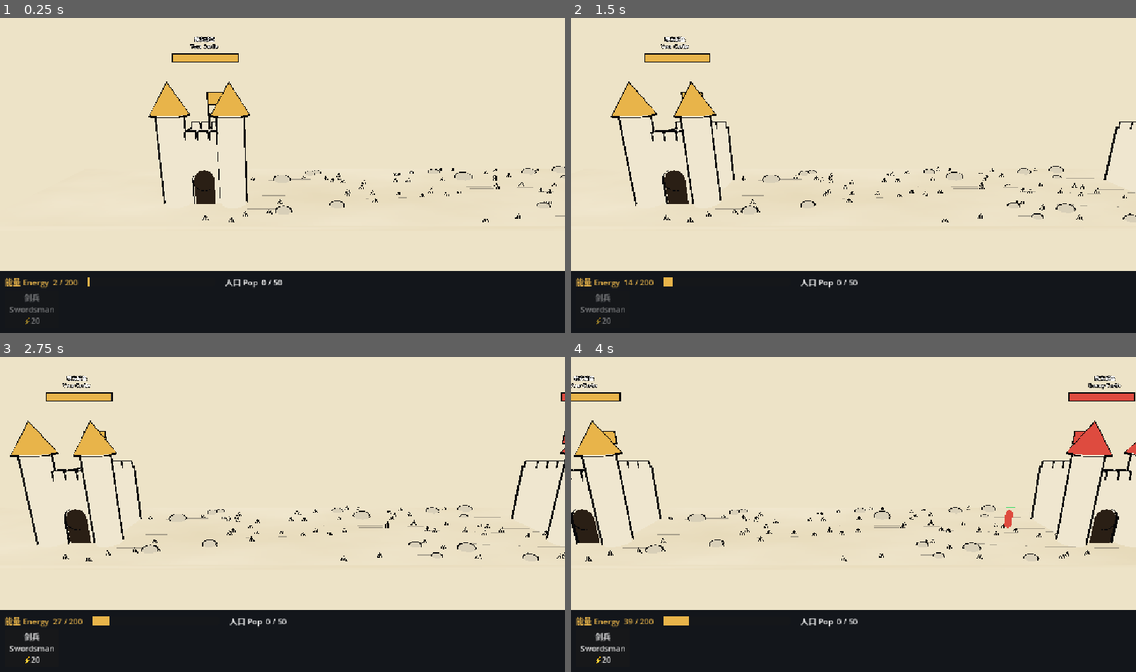
Above: before the commit, frames 1-4 (two rows, left to right).
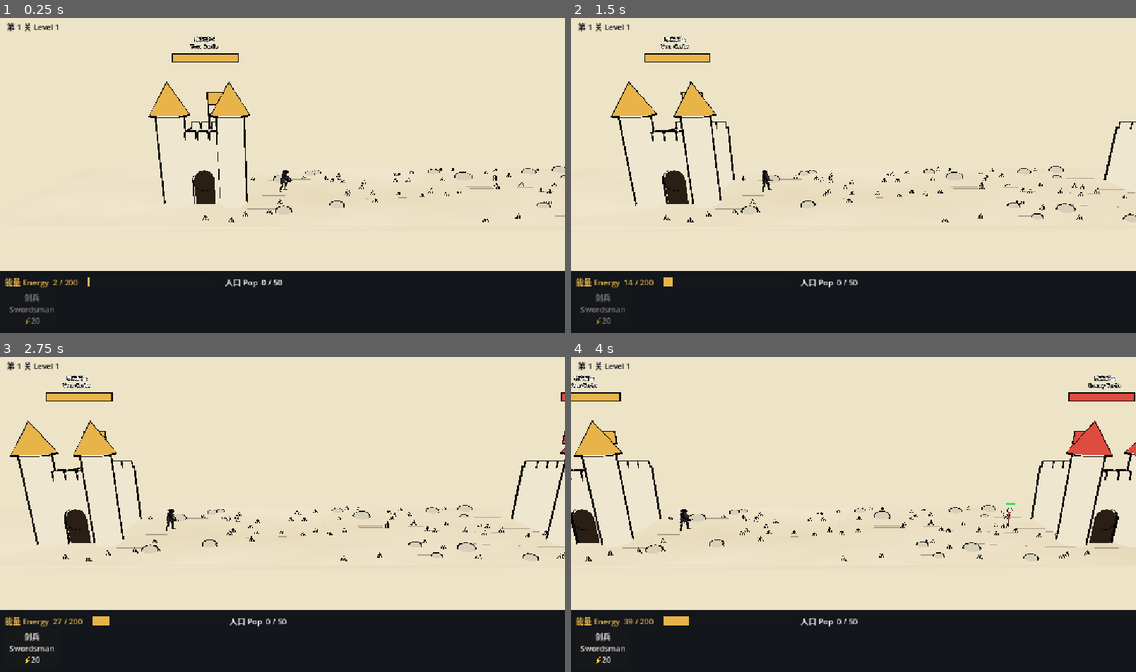
Above: after the commit, the same moments.

Repository: cronustjy-sketch/inkblade
Game: Godot game, scene res://scenes/battle.tscn
Same seed, same stepped clock (60 frames per second), same inputs: the game is played once before the commit and once after it.
Inputs:
- Up to frame 1 (0.25 s): no input
- Up to frame 2 (1.5 s): tap Enter at 0.5 s; hold Right (ui_right) 0.53-1.28 s; hold Left (ui_left) from 1.28 s (still down)
- Up to frame 3 (2.75 s): release Left (ui_left) at 2.03 s; hold Right (ui_right) from 2.03 s (still down)
- Up to frame 4 (4 s): release Right (ui_right) at 3.53 s; hold Left (ui_left) from 3.53 s (still down)

The runs differ from the first frame. In frame 1, 0.2% of the frame differs, in the area x 1-52%, y 1-56%; in frame 2, 0.2%; in frame 3, 0.2%; in frame 4, 0.3%, in the area x 1-79%, y 1-56%.

Commit message:
Step 4: win/lose screen (plus step 6: ink stickmen and animated hero)
Co-Authored-By: Claude Sonnet 5.5 <noreply@anthropic.com>

Diff:
--- a/godot/data/levels.gd
+++ b/godot/data/levels.gd
@@ -1,6 +1,11 @@
 extends RefCounted
 
 const UnitData := preload("res://data/units.gd")
+
+const MAX_LEVEL: int = 20
+
+# 0 = not chosen yet; battle.gd falls back to its start_level.
+static var current_level: int = 0
 
 # Level at which each unit joins the enemy pool (differs from the player unlock for witch).
 const ENEMY_UNLOCK: Dictionary = {
--- /dev/null
+++ b/godot/scenes/hero.tscn
@@ -0,0 +1,6 @@
+[gd_scene format=3]
+
+[ext_resource type="Script" path="res://scripts/hero.gd" id="1"]
+
+[node name="Hero" type="Node3D"]
+script = ExtResource("1")
--- a/godot/scripts/battle.gd
+++ b/godot/scripts/battle.gd
@@ -13,23 +13,37 @@
 const UNIT_SCENE: PackedScene = preload("res://scenes/unit.tscn")
 const HUD_SCENE: PackedScene = preload("res://scenes/hud.tscn")
 const SPAWNER_SCRIPT: GDScript = preload("res://scripts/spawner.gd")
+const HERO_SCENE: PackedScene = preload("res://scenes/hero.tscn")
 const DECOR_SCRIPT: GDScript = preload("res://scripts/decor.gd")
 
-@export var level: int = 1
+@export var start_level: int = 1
 
 @onready var camera: Camera3D = $Camera3D
 @onready var player_castle: Node3D = $PlayerCastle
 @onready var enemy_castle: Node3D = $EnemyCastle
 
+var level: int = 1
 var cam_x: float = 6.0
 var energy: float = 0.0
 var hud: CanvasLayer
+var hero: Node3D
+var _over: bool = false
 
 func _ready() -> void:
+	# Retry / Next level reload this scene, so the level lives in a static var.
+	if Levels.current_level == 0:
+		Levels.current_level = start_level
+	level = Levels.current_level
+
 	player_castle.position.x = PLAYER_CASTLE_X
 	enemy_castle.position.x = ENEMY_CASTLE_X
+	# Castles set hp from max_hp in their own _ready, which already ran.
 	player_castle.max_hp = 500.0
+	player_castle.hp = 500.0
 	enemy_castle.max_hp = Levels.enemy_castle_hp(level)
+	enemy_castle.hp = enemy_castle.max_hp
+	player_castle.destroyed.connect(_on_castle_destroyed)
+	enemy_castle.destroyed.connect(_on_castle_destroyed)
 
 	var decor: Node3D = Node3D.new()
 	decor.set_script(DECOR_SCRIPT)
@@ -40,6 +54,12 @@
 	add_child(hud)
 	hud.setup(level, MAX_ENERGY, MAX_POP)
 	hud.spawn_requested.connect(_on_spawn_requested)
+	hud.retry_requested.connect(_on_retry)
+	hud.next_level_requested.connect(_on_next_level)
+
+	hero = HERO_SCENE.instantiate()
+	hero.position = Vector3(6.0, 0.0, 0.0)
+	add_child(hero)
 
 	var spawner: Node = SPAWNER_SCRIPT.new()
 	add_child(spawner)
@@ -69,7 +89,8 @@
 	u.setup(team, key, foe, stat_mult)
 	add_child(u)
 	var side: float = 1.0 if team == 0 else -1.0
-	u.position = Vector3(own.position.x + side * 4.2, 0.0, randf_range(-1.0, 1.0))
+	var z_spread: float = 0.4 if UnitData.UNITS[key]["pop"] >= 3 else 1.0
+	u.position = Vector3(own.position.x + side * 4.2, 0.0, randf_range(-z_spread, z_spread))
 
 func _on_spawn_requested(key: String) -> void:
 	var d: Dictionary = UnitData.UNITS[key]
@@ -77,3 +98,33 @@
 		return
 	energy -= d["cost"]
 	spawn_unit(0, key)
+
+func _on_castle_destroyed(team: int) -> void:
+	if _over:
+		return
+	_over = true
+	var won: bool = team == 1
+	get_tree().paused = true
+	hud.show_result(won, level, level < Levels.MAX_LEVEL)
+
+func _on_retry() -> void:
+	get_tree().paused = false
+	get_tree().reload_current_scene()
+
+func _on_next_level() -> void:
+	Levels.current_level = level + 1
+	get_tree().paused = false
+	get_tree().reload_current_scene()
+
+# Debug only: F1 wins the level, F2 loses it.
+func _unhandled_key_input(event: InputEvent) -> void:
+	if not OS.is_debug_build() or not (event is InputEventKey) or not event.pressed or event.echo:
+		return
+	if event.keycode == KEY_F1:
+		enemy_castle.take_damage(enemy_castle.hp)
+	elif event.keycode == KEY_F2:
+		player_castle.take_damage(player_castle.hp)
+	elif event.keycode == KEY_F3:
+		hero.play("run")
+	elif event.keycode == KEY_F4:
+		hero.play("slash1")
--- /dev/null
+++ b/godot/scripts/hero.gd
@@ -0,0 +1,34 @@
+extends Node3D
+
+# Animated hero model. hero_anim.glb is the rigged version of hero.glb (idle, run, slash1-3, spin, roll, hit, jump, power).
+const MODEL: PackedScene = preload("res://models/hero_anim.glb")
+const LOOPING: Array[String] = ["idle", "run"]
+const HERO_SCALE: float = 1.15
+
+var _anim: AnimationPlayer
+var _current: String = ""
+
+func _ready() -> void:
+	var model: Node3D = MODEL.instantiate()
+	model.scale = Vector3.ONE * HERO_SCALE
+	# Mixamo models face +Z; the battle runs along +X.
+	model.rotation_degrees.y = 90.0
+	add_child(model)
+	_anim = model.find_child("AnimationPlayer", true, false) as AnimationPlayer
+	if _anim == null:
+		push_warning("hero: no AnimationPlayer found in model")
+		return
+	for anim_name: StringName in _anim.get_animation_list():
+		if String(anim_name) in LOOPING:
+			_anim.get_animation(anim_name).loop_mode = Animation.LOOP_LINEAR
+	play("idle")
+
+func play(anim_name: String) -> void:
+	if _anim == null or not _anim.has_animation(anim_name):
+		return
+	_current = anim_name
+	_anim.play(anim_name, 0.15)
+	if not (anim_name in LOOPING):
+		await _anim.animation_finished
+		if _current == anim_name:
+			play("idle")
--- a/godot/scripts/hud.gd
+++ b/godot/scripts/hud.gd
@@ -1,6 +1,8 @@
 extends CanvasLayer
 
 signal spawn_requested(key: String)
+signal retry_requested
+signal next_level_requested
 
 const UnitData := preload("res://data/units.gd")
 const GOLD := Color("e8b44a")
@@ -12,6 +14,7 @@
 var _buttons: Dictionary = {}
 
 func setup(level: int, max_energy: float, max_pop: int) -> void:
+	$LevelLabel.text = "第 %d 关 Level %d" % [level, level]
 	_energy_bar.max_value = max_energy
 	_pop_label.set_meta("max_pop", max_pop)
 	_energy_label.set_meta("max_energy", max_energy)
@@ -36,7 +39,52 @@
 		var d: Dictionary = UnitData.UNITS[key]
 		_buttons[key].disabled = energy < d["cost"] or pop + int(d["pop"]) > max_pop
 
+func show_result(won: bool, level: int, has_next: bool) -> void:
+	var dim := ColorRect.new()
+	dim.color = Color(0.05, 0.06, 0.08, 0.72)
+	dim.set_anchors_and_offsets_preset(Control.PRESET_FULL_RECT)
+	add_child(dim)
+
+	var center := CenterContainer.new()
+	center.set_anchors_and_offsets_preset(Control.PRESET_FULL_RECT)
+	dim.add_child(center)
+
+	var box := VBoxContainer.new()
+	box.add_theme_constant_override("separation", 14)
+	center.add_child(box)
+
+	var title := Label.new()
+	title.text = "胜利 Victory" if won else "失败 Defeat"
+	title.add_theme_font_size_override("font_size", 48)
+	title.add_theme_color_override("font_color", GOLD if won else Color("de4b3f"))
+	title.horizontal_alignment = HORIZONTAL_ALIGNMENT_CENTER
+	box.add_child(title)
+
+	var sub := Label.new()
+	sub.text = "第 %d 关 Level %d" % [level, level]
+	sub.horizontal_alignment = HORIZONTAL_ALIGNMENT_CENTER
+	box.add_child(sub)
+
+	if won and has_next:
+		box.add_child(_result_button("下一关 Next Level", next_level_requested))
+	box.add_child(_result_button("重试 Retry", retry_requested))
+
+func _result_button(text: String, sig: Signal) -> Button:
+	var b := Button.new()
+	b.text = text
+	b.custom_minimum_size = Vector2(220, 52)
+	b.pressed.connect(func() -> void: sig.emit())
+	return b
+
 func _init() -> void:
+	# Must keep working while the tree is paused on the result screen.
+	process_mode = Node.PROCESS_MODE_ALWAYS
+	var level_label := Label.new()
+	level_label.name = "LevelLabel"
+	level_label.position = Vector2(14, 10)
+	level_label.add_theme_color_override("font_color", Color("13161b"))
+	add_child(level_label)
+
 	var panel := PanelContainer.new()
 	panel.name = "Panel"
 	panel.set_anchors_and_offsets_preset(Control.PRESET_BOTTOM_WIDE)
--- /dev/null
+++ b/godot/scripts/stickman.gd
@@ -0,0 +1,383 @@
+extends Node3D
+
+# Ink-style 3D stickman rigs built from primitives, with procedural walk / attack animation.
+# Everything is built facing +X (toward the enemy for the player team); team 1 is flipped.
+# Limb pivots rotate about Z: positive angles swing a hanging limb forward (+X).
+
+const Ink := preload("res://scripts/ink.gd")
+const TEAM_COLORS: Array[Color] = [Color("e8b44a"), Color("de4b3f")]
+const BLACK := Color("0d0d0f")
+const PARCH := Color("efe6cf")
+const STEEL := Color("dfe3e6")
+const WOOD := Color("8a5a2f")
+const GOLD := Color("e8b44a")
+const MAGIC := Color("7b4bd6")
+
+enum Shape { BOX, CYL, SPHERE, CONE }
+
+const HIP_Y: float = 0.8
+const SHOULDER_Y: float = 1.36
+const ARM_LEN: float = 0.55
+const LEG_LEN: float = 0.8
+
+static var _meshes: Dictionary = {}
+static var _mats: Dictionary = {}
+static var _hull: StandardMaterial3D
+
+var kind: String = "human"
+var key: String = "soldier"
+var team: int = 0
+var height: float = 1.9
+var gait: float = 4.0
+
+var _holder: Node3D
+var _leg_r: Node3D
+var _leg_l: Node3D
+var _arm_r: Node3D
+var _arm_l: Node3D
+var _hand_r: Node3D
+var _hand_l: Node3D
+var _parts: Array[Node3D] = []
+var _pose_r: float = 0.5
+var _pose_l: float = 0.3
+var _wind: float = 2.4
+var _moving: bool = false
+var _phase: float = 0.0
+var _clock: float = 0.0
+var _attack_t: float = -1.0
+var _attack_dur: float = 0.35
+
+func setup(p_key: String, p_team: int, speed_mps: float) -> void:
+	key = p_key
+	team = p_team
+	gait = 4.2 * speed_mps if speed_mps > 0.0 else 4.0
+	_holder = Node3D.new()
+	_holder.rotation_degrees.y = 0.0 if team == 0 else 180.0
+	add_child(_holder)
+	match key:
+		"cavalry":
+			kind = "cavalry"
+			_build_cavalry()
+		"catapult":
+			kind = "catapult"
+			_build_catapult()
+		"dragon":
+			kind = "dragon"
+			_build_dragon()
+		_:
+			kind = "human"
+			var scl: float = 1.9 if key == "giant" else 1.0
+			_holder.scale = Vector3.ONE * scl
+			height = 1.95 * scl
+			_build_human(_holder)
+			_equip(key)
+
+func set_moving(value: bool) -> void:
+	_moving = value
+
+func play_attack(duration: float) -> void:
+	_attack_dur = clampf(duration * 0.5, 0.2, 0.6)
+	_attack_t = 0.0
+
+func _process(delta: float) -> void:
+	_clock += delta
+	if _moving:
+		_phase += delta * gait
+	if _attack_t >= 0.0:
+		_attack_t += delta
+		if _attack_t >= _attack_dur:
+			_attack_t = -1.0
+	match kind:
+		"human":
+			_anim_human()
+		"cavalry":
+			_anim_cavalry()
+		"catapult":
+			_anim_catapult()
+		"dragon":
+			_anim_dragon()
+
+# ---------- animation ----------
+
+func _attack_u() -> float:
+	return clampf(_attack_t / _attack_dur, 0.0, 1.0)
+
+func _attack_angle() -> float:
+	var u: float = _attack_u()
+	if u < 0.45:
+		return lerpf(_pose_r, _wind, u / 0.45)
+	return lerpf(_wind, _pose_r, smoothstep(0.0, 1.0, (u - 0.45) / 0.55))
+
+func _anim_human(legs: bool = true) -> void:
+	var s: float = sin(_phase) if _moving else 0.0
+	if legs:
+		_leg_r.rotation.z = s * 0.7
+		_leg_l.rotation.z = -s * 0.7
+		_holder.position.y = absf(s) * 0.05 if _moving else sin(_clock * 2.0) * 0.012
+	_arm_l.rotation.z = _pose_l - s * 0.45
+	_arm_r.rotation.z = _pose_r + s * 0.45
+	if _attack_t >= 0.0:
+		_arm_r.rotation.z = _attack_angle()
+		if legs:
+			_holder.position.x = sin(_attack_u() * PI) * 0.2 * (1.0 if team == 0 else -1.0)
+	elif legs:
+		_holder.position.x = 0.0
+
+func _anim_cavalry() -> void:
+	var s: float = sin(_phase) if _moving else 0.0
+	_parts[0].rotation.z = s * 0.8
+	_parts[1].rotation.z = sin(_phase + 0.6) * 0.8 if _moving else 0.0
+	_parts[2].rotation.z = -s * 0.8
+	_parts[3].rotation.z = -sin(_phase + 0.6) * 0.8 if _moving else 0.0
+	_holder.position.y = absf(s) * 0.08 if _moving else sin(_clock * 2.0) * 0.01
+	_anim_human(false)
+
+func _anim_catapult() -> void:
+	var wheel_spin: float = -_phase * 0.8
+	_parts[1].rotation.z = wheel_spin
+	_parts[2].rotation.z = wheel_spin
+	var arm: float = 2.4
+	if _attack_t >= 0.0:
+		var u: float = _attack_u()
+		arm = lerpf(2.4, 0.4, u / 0.3) if u < 0.3 else lerpf(0.4, 2.4, (u - 0.3) / 0.7)
+	_parts[0].rotation.z = arm
+
+func _anim_dragon() -> void:
+	var flap: float = sin(_clock * 7.0) * 0.55
+	_parts[0].rotation.x = flap
+	_parts[1].rotation.x = -flap
+	_holder.position.y = 2.3 + sin(_clock * 2.5) * 0.12
+	var bite: float = sin(_attack_u() * PI) * 0.25 if _attack_t >= 0.0 else 0.0
+	_parts[2].rotation.z = -bite
+
+# ---------- primitive helpers ----------
+
+static func _mesh(shape: int) -> Mesh:
+	if _meshes.has(shape):
+		return _meshes[shape]
+	var m: Mesh
+	match shape:
+		Shape.BOX:
+			var b := BoxMesh.new()
+			b.size = Vector3.ONE
+			m = b
+		Shape.CYL:
+			var c := CylinderMesh.new()
+			c.top_radius = 0.5
+			c.bottom_radius = 0.5
+			c.height = 1.0
+			c.radial_segments = 8
+			c.rings = 1
+			m = c
+		Shape.SPHERE:
+			var s := SphereMesh.new()
+			s.radius = 0.5
+			s.height = 1.0
+			s.radial_segments = 10
+			s.rings = 5
+			m = s
+		_:
+			var k := CylinderMesh.new()
+			k.top_radius = 0.0
+			k.bottom_radius = 0.5
+			k.height = 1.0
+			k.radial_segments = 8
+			k.rings = 1
+			m = k
+	_meshes[shape] = m
+	return m
+
+static func _mat(color: Color) -> StandardMaterial3D:
+	var id: String = color.to_html()
+	if not _mats.has(id):
+		_mats[id] = Ink.fill_mat(color)
+	return _mats[id]
+
+static func _hull_material() -> StandardMaterial3D:
+	if _hull == null:
+		_hull = Ink.fill_mat(Ink.INK)
+		_hull.cull_mode = BaseMaterial3D.CULL_FRONT
+	return _hull
+
+# Size is the full extent: cylinders use (diameter, length, diameter).
+func _part(parent: Node3D, shape: int, size: Vector3, pos: Vector3, color: Color, rot: Vector3 = Vector3.ZERO, outline: float = 0.0) -> Node3D:
+	var root := Node3D.new()
+	root.position = pos
+	root.rotation_degrees = rot
+	var f := MeshInstance3D.new()
+	f.mesh = _mesh(shape)
+	f.material_override = _mat(color)
+	f.scale = size
+	root.add_child(f)
+	if outline > 0.0:
+		var h := MeshInstance3D.new()
+		h.mesh = _mesh(shape)
+		h.material_override = _hull_material()
+		h.scale = size + Vector3.ONE * 2.0 * outline
+		root.add_child(h)
+	parent.add_child(root)
+	return root
+
+func _pivot(parent: Node3D, pos: Vector3) -> Node3D:
+	var p := Node3D.new()
+	p.position = pos
+	parent.add_child(p)
+	return p
+
+func _limb(parent: Node3D, pos: Vector3, length: float, thick: float) -> Node3D:
+	var pivot: Node3D = _pivot(parent, pos)
+	_part(pivot, Shape.CYL, Vector3(thick, length, thick), Vector3(0, -length * 0.5, 0), BLACK)
+	return pivot
+
+# A weapon root: its +Y axis is the weapon's length; grip_deg tilts it relative to the arm.
+func _mount(hand: Node3D, grip_deg: float) -> Node3D:
+	var w: Node3D = _pivot(hand, Vector3.ZERO)
+	w.rotation_degrees.z = grip_deg
+	return w
+
+# ---------- builders ----------
+
+func _build_human(parent: Node3D) -> void:
+	var color: Color = TEAM_COLORS[team]
+	_leg_r = _limb(parent, Vector3(0, HIP_Y, 0.07), LEG_LEN, 0.07)
+	_leg_l = _limb(parent, Vector3(0, HIP_Y, -0.07), LEG_LEN, 0.07)
+	_part(parent, Shape.CYL, Vector3(0.17, 0.62, 0.17), Vector3(0, HIP_Y + 0.29, 0), color)
+	_part(parent, Shape.SPHERE, Vector3(0.38, 0.38, 0.38), Vector3(0, 1.6, 0), PARCH, Vector3.ZERO, 0.035)
+	_arm_r = _limb(parent, Vector3(0, SHOULDER_Y, 0.12), ARM_LEN, 0.06)
+	_arm_l = _limb(parent, Vector3(0, SHOULDER_Y, -0.12), ARM_LEN, 0.06)
+	_hand_r = _pivot(_arm_r, Vector3(0, -ARM_LEN, 0))
+	_hand_l = _pivot(_arm_l, Vector3(0, -ARM_LEN, 0))
+
+func _equip(unit_key: String) -> void:
+	var color: Color = TEAM_COLORS[team]
+	match unit_key:
+		"soldier":
+			_sword(_hand_r, 1.0)
+			_pose_r = 0.5
+			_pose_l = 0.2
+		"shield":
+			_sword(_hand_r, 1.0)
+			var s: Node3D = _mount(_hand_l, 0.0)
+			_part(s, Shape.CYL, Vector3(0.72, 0.07, 0.72), Vector3(0.1, 0.0, 0.0), color, Vector3(90, 0, 0), 0.04)
+			_part(s, Shape.SPHERE, Vector3(0.22, 0.22, 0.14), Vector3(0.1, 0.0, 0.07), PARCH, Vector3.ZERO, 0.025)
+			_pose_r = 0.5
+			_pose_l = 0.9
+		"giant":
+			var c: Node3D = _mount(_hand_r, -65.0)
+			_part(c, Shape.CYL, Vector3(0.07, 0.5, 0.07), Vector3(0, 0.1, 0), WOOD)
+			_part(c, Shape.CONE, Vector3(0.3, 0.95, 0.3), Vector3(0, 0.75, 0), WOOD, Vector3(180, 0, 0), 0.03)
+			_pose_r = 0.6
+			_pose_l = 0.2
+			_wind = 2.6
+		"spear":
+			var p: Node3D = _mount(_hand_r, -75.0)
+			_part(p, Shape.CYL, Vector3(0.04, 2.0, 0.04), Vector3(0, 0.5, 0), WOOD)
+			_part(p, Shape.CONE, Vector3(0.1, 0.3, 0.1), Vector3(0, 1.65, 0), STEEL, Vector3.ZERO, 0.02)
+			_pose_r = 0.9
+			_pose_l = 0.5
+			_wind = 0.2
+		"archer":
+			var b: Node3D = _mount(_hand_l, -80.0)
+			_part(b, Shape.BOX, Vector3(0.05, 0.5, 0.05), Vector3(0, 0, 0), WOOD)
+			_part(b, Shape.BOX, Vector3(0.05, 0.5, 0.05), Vector3(-0.07, 0.43, 0), WOOD, Vector3(0, 0, 15))
+			_part(b, Shape.BOX, Vector3(0.05, 0.5, 0.05), Vector3(-0.07, -0.43, 0), WOOD, Vector3(0, 0, -15))
+			_part(b, Shape.BOX, Vector3(0.015, 1.0, 0.015), Vector3(-0.13, 0, 0), BLACK)
+			_pose_l = 1.4
+			_pose_r = 1.3
+			_wind = 0.3
+		"witch":
+			_staff(MAGIC)
+			_part(_holder, Shape.CONE, Vector3(0.34, 0.5, 0.34), Vector3(0, 2.0, 0), BLACK, Vector3.ZERO, 0.0)
+			_part(_holder, Shape.CYL, Vector3(0.55, 0.03, 0.55), Vector3(0, 1.78, 0), BLACK)
+			_wind = 2.0
+		"assassin":
+			_dagger(_hand_r)
+			_dagger(_hand_l)
+			_part(_holder, Shape.BOX, Vector3(0.5, 0.07, 0.05), Vector3(-0.3, 1.4, 0), color, Vector3(0, 0, 12))
+			_pose_r = 1.0
+			_pose_l = 1.0
+			_wind = 2.0
+		"priest":
+			_staff(GOLD)
+			_part(_holder, Shape.CYL, Vector3(0.46, 0.025, 0.46), Vector3(0, 1.92, 0), GOLD, Vector3(0, 0, 0), 0.02)
+			_wind = 1.9
+
+func _sword(hand: Node3D, length: float) -> void:
+	var w: Node3D = _mount(hand, -60.0)
+	_part(w, Shape.BOX, Vector3(0.24, 0.05, 0.07), Vector3(0, 0.05, 0), BLACK)
+	_part(w, Shape.BOX, Vector3(0.07, 0.7 * length, 0.025), Vector3(0, 0.05 + 0.35 * length, 0), STEEL, Vector3.ZERO, 0.02)
+
+func _dagger(hand: Node3D) -> void:
+	var w: Node3D = _mount(hand, -60.0)
+	_part(w, Shape.BOX, Vector3(0.05, 0.4, 0.02), Vector3(0, 0.22, 0), STEEL, Vector3.ZERO, 0.015)
+
+func _staff(orb_color: Color) -> void:
+	var w: Node3D = _mount(_hand_r, -80.0)
+	_part(w, Shape.CYL, Vector3(0.04, 1.5, 0.04), Vector3(0, 0.4, 0), WOOD)
+	_part(w, Shape.SPHERE, Vector3(0.22, 0.22, 0.22), Vector3(0, 1.2, 0), orb_color, Vector3.ZERO, 0.03)
+	_pose_r = 1.2
+	_pose_l = 0.25
+
+func _build_cavalry() -> void:
+	height = 2.7
+	gait *= 0.7
+	# Horse: legs first so _parts[0..3] are the gallop legs.
+	var leg_specs: Array = [Vector3(0.5, 0.85, 0.13), Vector3(0.5, 0.85, -0.13), Vector3(-0.5, 0.85, 0.13), Vector3(-0.5, 0.85, -0.13)]
+	for spec: Vector3 in leg_specs:
+		_parts.append(_limb(_holder, spec, 0.85, 0.09))
+	_part(_holder, Shape.BOX, Vector3(1.3, 0.5, 0.4), Vector3(0, 1.1, 0), PARCH, Vector3.ZERO, 0.04)
+	_part(_holder, Shape.BOX, Vector3(0.45, 0.07, 0.44), Vector3(0, 1.38, 0), TEAM_COLORS[team])
+	_part(_holder, Shape.BOX, Vector3(0.28, 0.6, 0.22), Vector3(0.62, 1.4, 0), PARCH, Vector3(0, 0, -35), 0.035)
+	_part(_holder, Shape.BOX, Vector3(0.45, 0.2, 0.2), Vector3(0.95, 1.68, 0), PARCH, Vector3(0, 0, -20), 0.035)
+	_part(_holder, Shape.BOX, Vector3(0.1, 0.5, 0.1), Vector3(-0.72, 1.15, 0), BLACK, Vector3(0, 0, 25))
+	var rider: Node3D = _pivot(_holder, Vector3(0, 0.55, 0))
+	_build_human(rider)
+	var p: Node3D = _mount(_hand_r, -75.0)
+	_part(p, Shape.CYL, Vector3(0.04, 2.2, 0.04), Vector3(0, 0.6, 0), WOOD)
+	_part(p, Shape.CONE, Vector3(0.1, 0.3, 0.1), Vector3(0, 1.85, 0), STEEL, Vector3.ZERO, 0.02)
+	_leg_r.rotation.z = 0.6
+	_leg_l.rotation.z = 0.6
+	_pose_r = 1.3
+	_pose_l = 0.8
+	_wind = 0.3
+
+func _build_catapult() -> void:
+	height = 2.6
+	var arm_pivot: Node3D = _pivot(_holder, Vector3(0, 1.45, 0))
+	_parts.append(arm_pivot)
+	var wheels: Array[Node3D] = []
+	for wz: float in [0.62, -0.62]:
+		var wp: Node3D = _pivot(_holder, Vector3(0.0, 0.45, wz))
+		_part(wp, Shape.CYL, Vector3(0.9, 0.12, 0.9), Vector3.ZERO, WOOD, Vector3(90, 0, 0), 0.04)
+		_part(wp, Shape.BOX, Vector3(0.85, 0.07, 0.15), Vector3.ZERO, BLACK)
+		wheels.append(wp)
+	_parts.append(wheels[0])
+	_parts.append(wheels[1])
+	_part(_holder, Shape.BOX, Vector3(2.0, 0.25, 1.0), Vector3(0, 0.75, 0), WOOD, Vector3.ZERO, 0.05)
+	for pz: float in [0.5, -0.5]:
+		_part(_holder, Shape.BOX, Vector3(0.18, 0.8, 0.1), Vector3(0, 1.15, pz), WOOD, Vector3.ZERO, 0.04)
+	_part(arm_pivot, Shape.BOX, Vector3(1.8, 0.12, 0.14), Vector3(0.8, 0, 0), WOOD, Vector3.ZERO, 0.03)
+	_part(arm_pivot, Shape.BOX, Vector3(0.45, 0.3, 0.4), Vector3(1.65, 0.12, 0), TEAM_COLORS[team], Vector3.ZERO, 0.04)
+	_part(arm_pivot, Shape.SPHERE, Vector3(0.3, 0.3, 0.3), Vector3(1.65, 0.38, 0), PARCH, Vector3.ZERO, 0.03)
+	_part(arm_pivot, Shape.BOX, Vector3(0.35, 0.35, 0.35), Vector3(-0.2, 0, 0), BLACK)
+	arm_pivot.rotation.z = 2.4
+
+func _build_dragon() -> void:
+	height = 4.6
+	gait = 3.0
+	var color: Color = TEAM_COLORS[team]
+	var wing_r: Node3D = _pivot(_holder, Vector3(0.0, 0.5, 0.3))
+	var wing_l: Node3D = _pivot(_holder, Vector3(0.0, 0.5, -0.3))
+	_parts.append(wing_r)
+	_parts.append(wing_l)
+	_part(wing_r, Shape.BOX, Vector3(1.0, 0.05, 1.9), Vector3(-0.2, 0.0, 0.95), color, Vector3(0, 0, 0), 0.04)
+	_part(wing_l, Shape.BOX, Vector3(1.0, 0.05, 1.9), Vector3(-0.2, 0.0, -0.95), color, Vector3(0, 0, 0), 0.04)
+	var head: Node3D = _pivot(_holder, Vector3(1.4, 0.55, 0))
+	_parts.append(head)
+	_part(head, Shape.BOX, Vector3(0.7, 0.3, 0.3), Vector3(0.3, 0, 0), PARCH, Vector3.ZERO, 0.04)
+	_part(head, Shape.CONE, Vector3(0.12, 0.3, 0.12), Vector3(0.0, 0.25, 0.1), BLACK, Vector3(0, 0, 20))
+	_part(_holder, Shape.SPHERE, Vector3(1.8, 0.8, 0.7), Vector3(0, 0, 0), PARCH, Vector3.ZERO, 0.05)
+	_part(_holder, Shape.BOX, Vector3(0.6, 0.3, 0.3), Vector3(1.0, 0.3, 0), PARCH, Vector3(0, 0, 40), 0.04)
+	_part(_holder, Shape.CONE, Vector3(0.5, 2.0, 0.5), Vector3(-1.7, -0.1, 0), PARCH, Vector3(0, 0, 90), 0.04)
+	_part(_holder, Shape.BOX, Vector3(1.4, 0.1, 0.1), Vector3(0, 0.45, 0), color)
+	_holder.position.y = 2.3
--- a/godot/scripts/unit.gd
+++ b/godot/scripts/unit.gd
@@ -1,8 +1,7 @@
 extends Node3D
 
 const UnitData := preload("res://data/units.gd")
-const PLAYER_COLOR := Color("e8b44a")
-const ENEMY_COLOR := Color("de4b3f")
+const StickmanScript := preload("res://scripts/stickman.gd")
 const CASTLE_HALF_WIDTH: float = 3.2
 
 var team: int = 0
@@ -19,6 +18,7 @@
 var _cd_left: float = 0.0
 var _dir: float = 1.0
 var _fill: MeshInstance3D
+var _rig: Node3D
 
 # stat_mult scales hp and atk (enemy level scaling).
 func setup(p_team: int, p_key: String, p_enemy_castle: Node3D, stat_mult: float = 1.0) -> void:
@@ -38,22 +38,16 @@
 func _ready() -> void:
 	add_to_group("units")
 	add_to_group("team_%d" % team)
-	var color: Color = PLAYER_COLOR if team == 0 else ENEMY_COLOR
 
-	var body := MeshInstance3D.new()
-	var capsule := CapsuleMesh.new()
-	capsule.radius = 0.3
-	capsule.height = 1.6
-	body.mesh = capsule
-	body.position.y = 0.8
-	body.material_override = _unshaded(color)
-	add_child(body)
+	_rig = StickmanScript.new()
+	_rig.setup(key, team, speed)
+	add_child(_rig)
 
 	_fill = MeshInstance3D.new()
 	var quad := QuadMesh.new()
 	quad.size = Vector2(0.8, 0.1)
 	_fill.mesh = quad
-	_fill.position.y = 1.9
+	_fill.position.y = _rig.height + 0.25
 	var bar_mat := _unshaded(Color("3ddc6a"))
 	bar_mat.billboard_mode = BaseMaterial3D.BILLBOARD_ENABLED
 	bar_mat.billboard_keep_scale = true
@@ -63,12 +57,15 @@
 func _process(delta: float) -> void:
 	_cd_left -= delta
 	var target: Node3D = _nearest_enemy()
+	var moving: bool = false
 	if target != null and _x_gap(target.global_position.x) <= attack_range:
 		_try_attack(target)
 	elif enemy_castle != null and _castle_gap() <= attack_range:
 		_try_attack(enemy_castle)
 	else:
 		global_position.x += _dir * speed * delta
+		moving = true
+	_rig.set_moving(moving)
 
 func take_damage(amount: float) -> void:
 	hp -= amount
@@ -80,6 +77,7 @@
 	if _cd_left > 0.0:
 		return
 	_cd_left = cooldown
+	_rig.play_attack(cooldown)
 	target.take_damage(atk)
 
 func _nearest_enemy() -> Node3D:
Not shown, added: godot/PROGRESS.md
